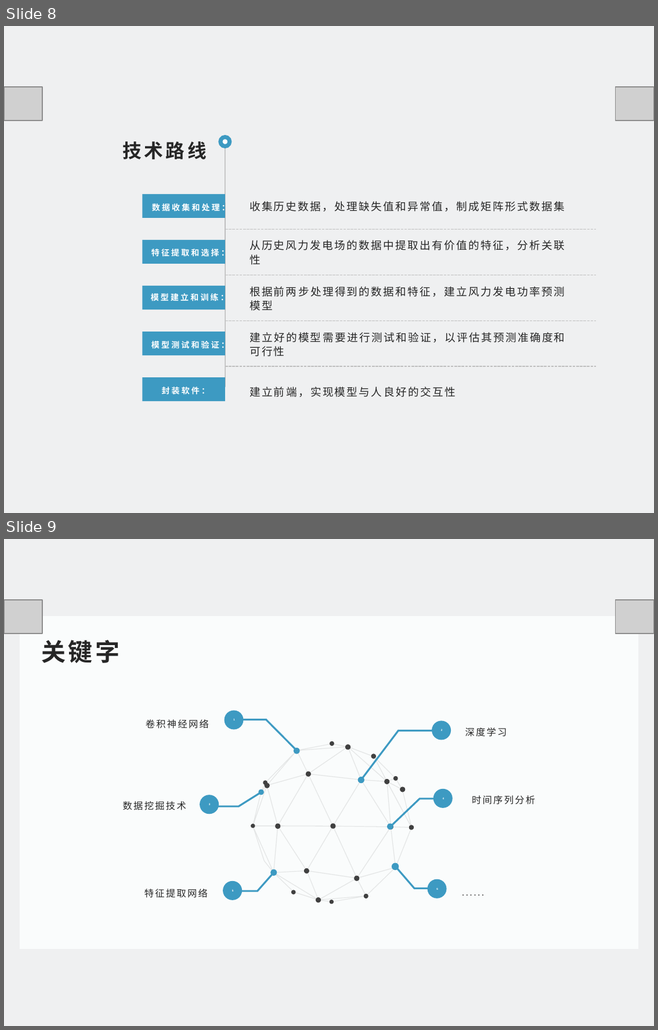
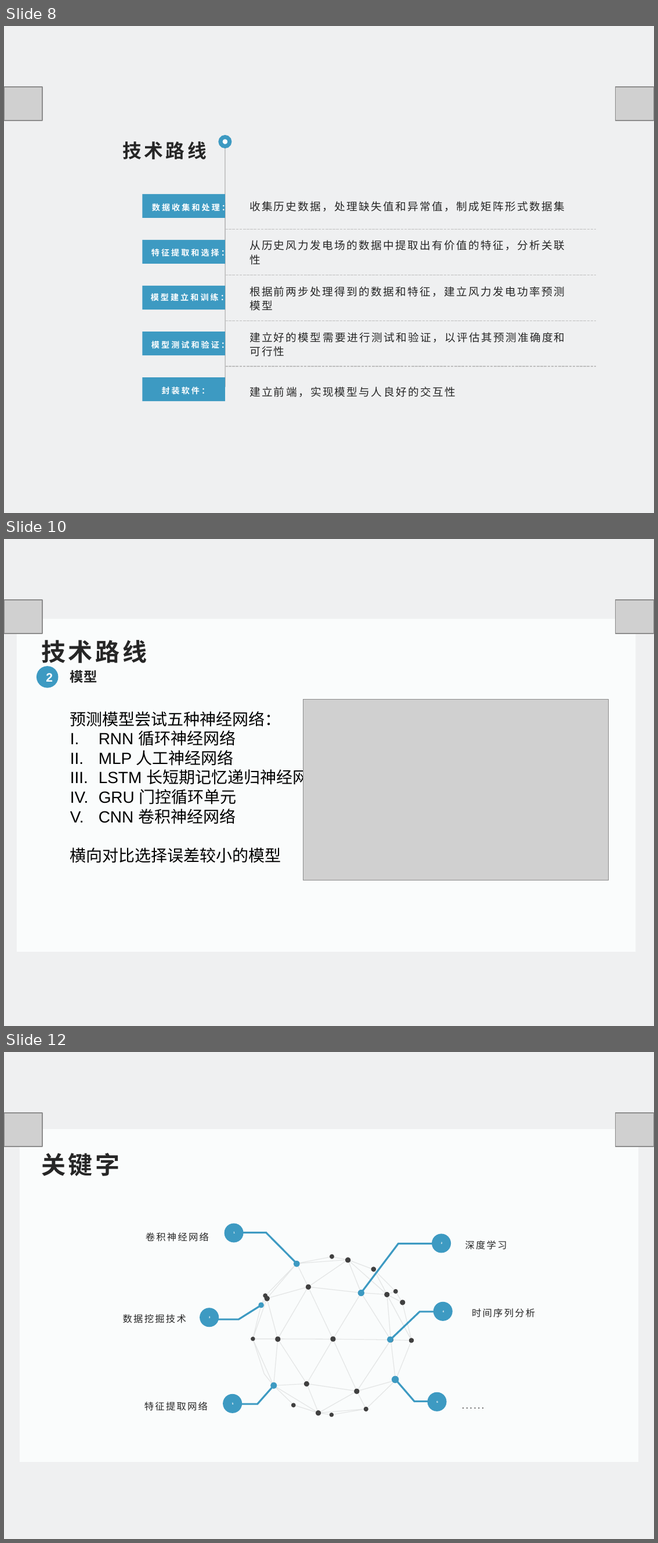
Before and after one commit to FlyBehindRussQ/Presentation, a slide deck: 1.pptx. Shown one above the other, each under a label of ours: slides 8 and 9 before the commit, slides 8, 10 and 12 after it; the slides between them are not shown. The pictures are 658x1030 and 658x1543 pixels, drawn with LibreOffice and Linux fonts; fonts in the diff are those of the drawing; grey boxes stand for pictures. Boxes give left, top, right and bottom in pixels: in the first picture for what was removed or moved away, otherwise in the second. Text is boxed around its words. In the diff, an @@ line names an element or a change of style, - is before the commit and + after.

```diff
--- a/1.pptx
+++ b/1.pptx
@@ slide 10 added at [4, 539, 654, 1026], background #EFF0F1 @@
@@ picture added at [4, 600, 42, 634] @@
@@ picture added at [615, 600, 654, 634] @@
@@ rectangle added at [17, 619, 636, 952], fill #FAFCFC @@
@@ text added at [41, 640, 147, 667], 27 pt, text #262626, bold @@
+技术路线
@@ ellipse added at [36, 667, 59, 689], fill #3D9AC2, 13.5 pt, text #FFFFFF, bold @@
+2
@@ text added at [70, 670, 97, 683], 15 pt, text #262626, bold @@
+模型
@@ text added at [70, 711, 325, 863], 18 pt, text #000000 @@
+预测模型尝试五种神经网络：
+I. RNN 循环神经网络
+II. MLP 人工神经网络
+III. LSTM 长短期记忆递归神经网络
+IV. GRU 门控循环单元
+V. CNN 卷积神经网络
+横向对比选择误差较小的模型
@@ picture added at [303, 700, 608, 880] @@
@@ what was slide 9 is now slide 12 @@
```
Also in this commit, not shown: 6 slides changed, 2 other slides added, 2 slides removed.
